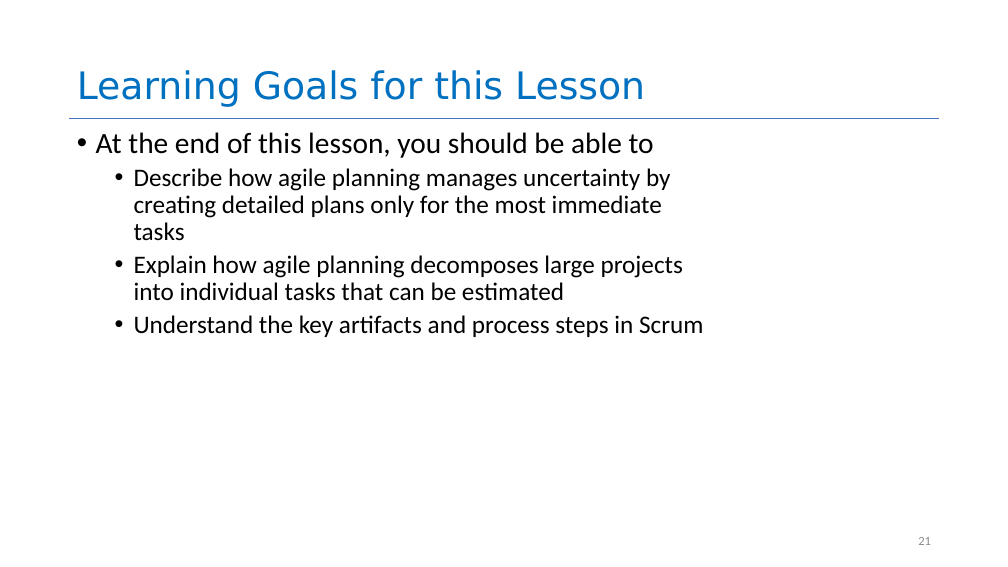
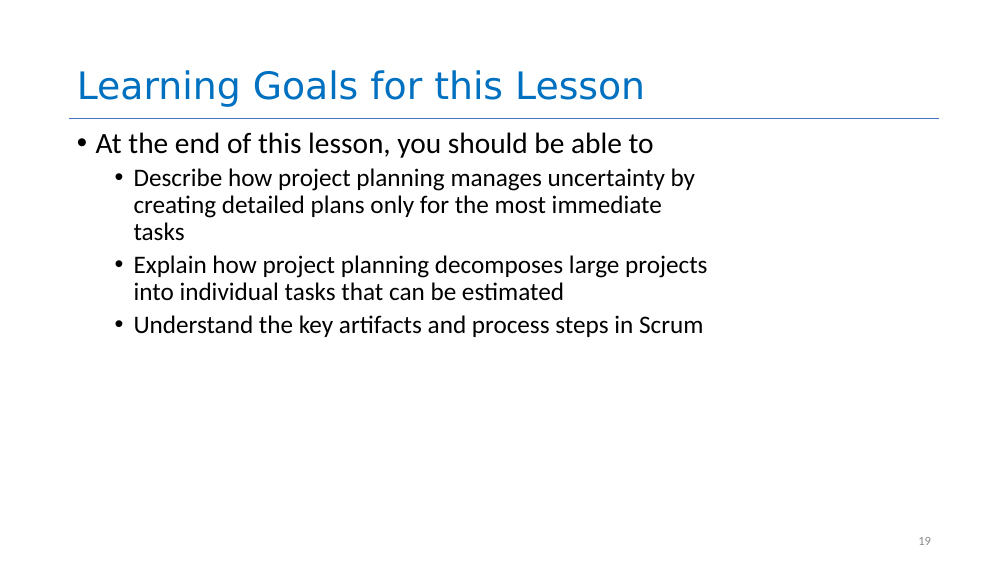
Before and after one commit to neu-se/CS4530-Fall-2026, a slide deck: slide 19 of Slides/Module 07.3 Agile Planning and Estimation.pptx (slide 21 before the commit). Drawn at 1008x567 pixels with LibreOffice and Linux fonts; fonts in the diff are those of the drawing. Boxes give left, top, right and bottom in pixels: in the first picture for what was removed or moved away, otherwise in the second. Text is boxed around its words. In the diff, an @@ line names an element or a change of style, - is before the commit and + after.

```diff
--- a/Slides/Module 07.3 Agile Planning and Estimation.pptx
+++ b/Slides/Module 07.3 Agile Planning and Estimation.pptx
@@ text at bbox=[134, 168, 707, 301]: text changed @@
-  • Describe how agile planning manages uncertainty by creating detailed plans only for the most immediate tasks
-  • Explain how agile planning decomposes large projects into individual tasks that can be estimated
+  • Describe how project planning manages uncertainty by creating detailed plans only for the most immediate tasks
+  • Explain how project planning decomposes large projects into individual tasks that can be estimated
@@ page number at bbox=[918, 537, 931, 545]: text changed @@
-21
+19
```
Also in this commit, not shown: 5 other slides changed, 2 slides removed, 6 other files.
